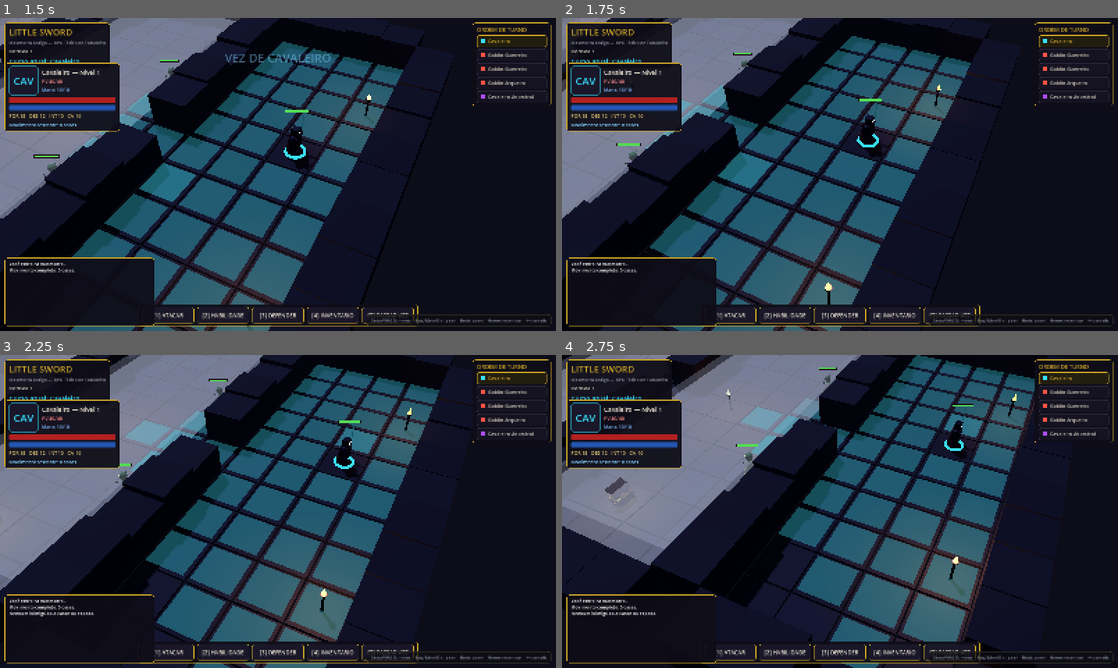
Above: before the commit, frames 1-4 (two rows, left to right).
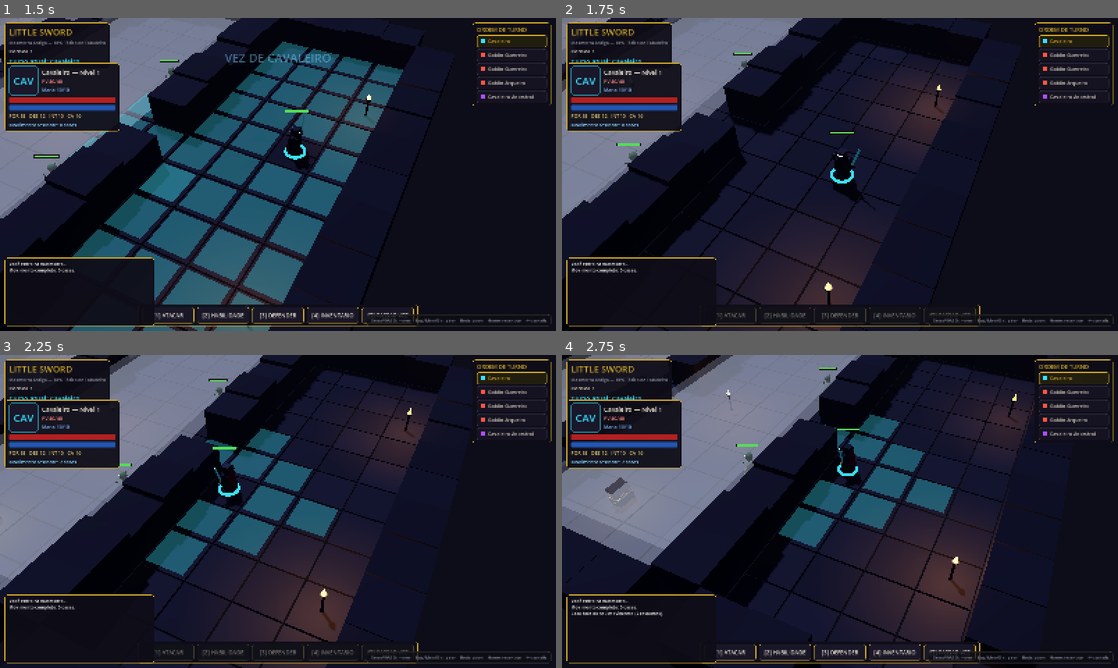
Above: after the commit, the same moments.

Repository: FalconiRod/Little-Sword
Game: Godot game, scene res://src/scenes/main.tscn
The game is run twice, just before and just after one commit, with the same random seed, the same clock (stepped at 60 frames per second) and the same inputs.
Inputs (mouse positions are in pixels of both pictures, inside the frame that each line leads up to):
- Up to frame 1 (1.5 s): tap Enter at 0.5 s; move the mouse to (400, 158) at 0.52 s; hold D 0.53-1.28 s; hold Q 0.53-1.28 s; click (400, 158) at 0.67 s; move the mouse to (166, 190) at 1.27 s; hold S from 1.28 s (still down); tap E at 1.35 s; click (166, 190) at 1.42 s
- Up to frame 2 (1.75 s): keep holding S
- Up to frame 3 (2.25 s): move the mouse to (333, 442) at 2.02 s; release S at 2.03 s; hold D from 2.03 s (still down); tap 1 at 2.1 s; click (333, 442) at 2.17 s
- Up to frame 4 (2.75 s): keep holding D

Frame 1 is identical in both runs. In frame 2, 21% of the frame differs, in the area x 15-75%, y 5-100%; in frame 3, 18%; in frame 4, 16%.

Commit message:
v0.2.10: corrige BUG-005 cliques mortos + harness --clicktest

Diff:
--- a/src/player/player_controller.gd
+++ b/src/player/player_controller.gd
@@ -164,19 +164,21 @@
 	# Botões do mouse vs. câmera: arrastar gira/move (tratado pelo CameraRig);
 	# clicar sem arrastar age no jogo. Limiar de 6 px separa os dois gestos.
 	if event is InputEventMouseButton and event.button_index == MOUSE_BUTTON_RIGHT:
+		var rmb_was := _rmb_down
 		_rmb_down = event.pressed
 		if event.pressed:
 			_rmb_moved = false
 			_rmb_start = event.position
-		elif _rmb_down and not _rmb_moved:
+		elif rmb_was and not _rmb_moved:
 			_try_cancel()
 		return
 	if event is InputEventMouseButton and event.button_index == MOUSE_BUTTON_LEFT:
+		var lmb_was := _lmb_down
 		_lmb_down = event.pressed
 		if event.pressed:
 			_lmb_moved = false
 			_lmb_start = event.position
-		elif _lmb_down and not _lmb_moved and _can_act():
+		elif lmb_was and not _lmb_moved and _can_act():
 			_handle_click(event.position)
 		return
 	if event is InputEventMouseMotion and (_rmb_down or _lmb_down):
--- a/src/scenes/main.gd
+++ b/src/scenes/main.gd
@@ -26,6 +26,40 @@
 	await get_tree().process_frame
 	await get_tree().process_frame
 	TurnManager.start_game()
+	if OS.get_cmdline_user_args().has("--clicktest"):
+		_clicktest()
+
+## Teste automatizado: injeta um clique sintético numa casa alcançável
+## e verifica se o herói anda (valida cadeia input -> raycast -> movimento).
+func _clicktest() -> void:
+	await get_tree().create_timer(0.5).timeout
+	get_viewport().size = Vector2i(1280, 720)
+	await get_tree().process_frame
+	var target: Vector2i = knight.grid_pos + Vector2i(0, -1)
+	if not BoardGrid.is_free(target):
+		target = knight.grid_pos + Vector2i(-1, 0)
+	var cam := get_viewport().get_camera_3d()
+	var wp := BoardGrid.world_pos(target) + Vector3(0, 0.1, 0)
+	var sp := cam.unproject_position(wp)
+	# Com stretch canvas_items, push_input espera coordenadas de JANELA;
+	# o motor converte janela->viewport pelo inverso do final_transform.
+	var wpos: Vector2 = get_viewport().get_final_transform() * sp
+	if not cam.is_position_behind(wp):
+		print("CLICKTEST cell=", target, " screen=", wpos)
+		for pressed in [true, false]:
+			var ev := InputEventMouseButton.new()
+			ev.button_index = MOUSE_BUTTON_LEFT
+			ev.pressed = pressed
+			ev.position = wpos
+			ev.global_position = wpos
+			get_viewport().push_input(ev)
+			await get_tree().process_frame
+	else:
+		print("CLICKTEST FAIL celula atras da camera")
+	await get_tree().create_timer(4.0).timeout
+	print("CLICKTEST RESULT pos=", knight.grid_pos, " esperada=", target,
+		" moves_left=", knight.moves_left,
+		" => ", "OK" if knight.grid_pos == target else "FALHOU")
 
 func _build_board() -> void:
 	board = BoardBuilder.new()
Not shown, changed: docs/AI_MEMORY/BUG_MEMORY.md
Not shown, changed: docs/CHANGELOG.md
